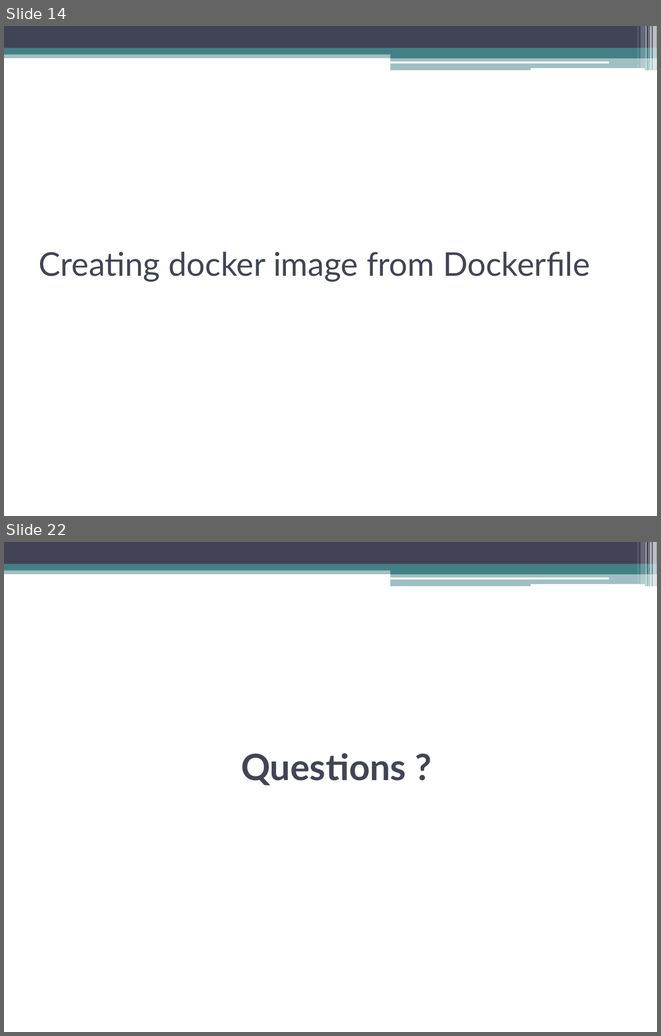
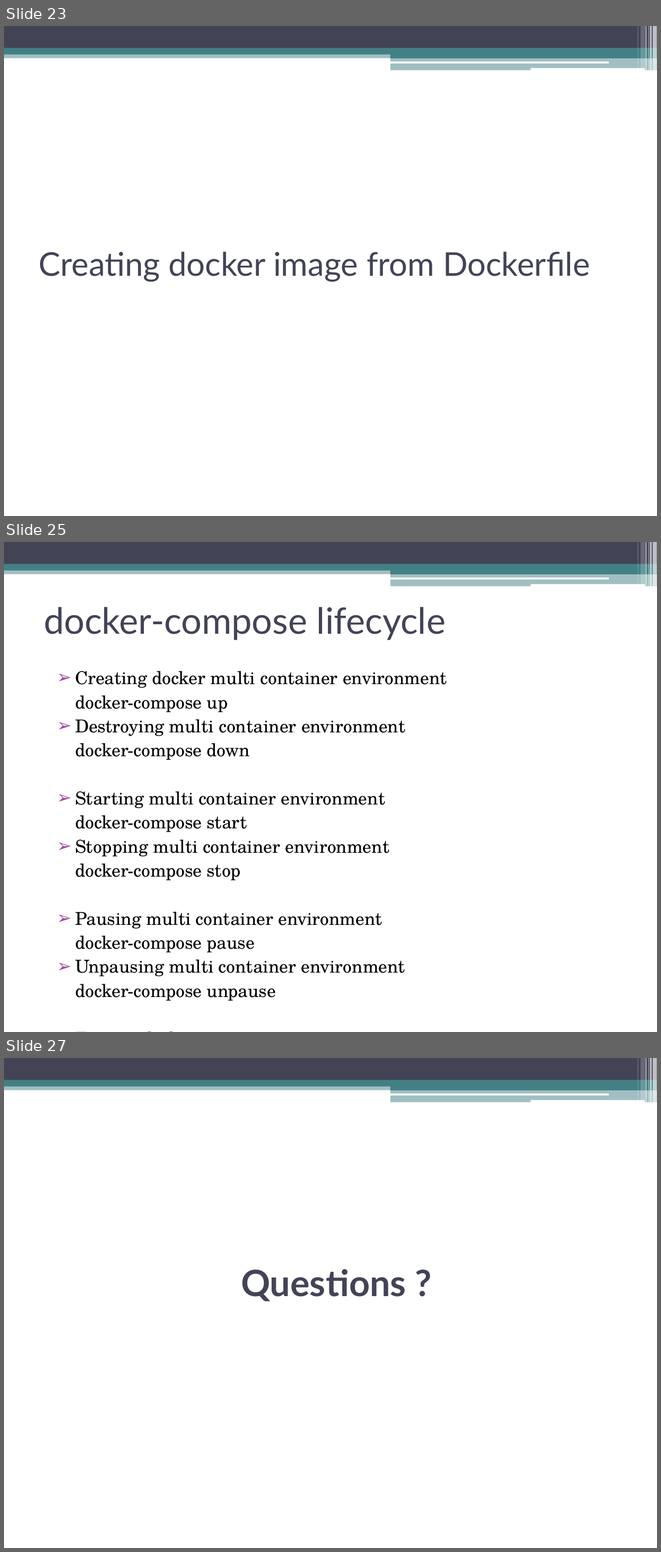
Before and after one commit to venkateshmadala/DevOpsTraining, a slide deck: Docker.pptx. Shown one above the other, each under a label of ours: slides 14 and 22 before the commit, slides 23, 25 and 27 after it; the slides between them are not shown. The pictures are 661x1036 and 661x1552 pixels, drawn with LibreOffice and Linux fonts; fonts in the diff are those of the drawing. Boxes give left, top, right and bottom in pixels: in the first picture for what was removed or moved away, otherwise in the second. Text is boxed around its words. In the diff, an @@ line names an element or a change of style, - is before the commit and + after.

```diff
--- a/Docker.pptx
+++ b/Docker.pptx
@@ slide 25 added at (x1=4, y1=542, x2=657, y2=1032), background #FFFFFF; not listed: 13 template elements that a slide beside it also shows @@
@@ title added at (x1=44, y1=607, x2=445, y2=640), 40 pt, text #424456 @@
+docker-compose lifecycle
@@ text added at (x1=75, y1=671, x2=447, y2=1000), 19.6 pt, text #000000 @@
+➢ Creating docker multi container environment
+docker-compose up
+➢ Destroying multi container environment
+docker-compose down
+➢ Starting multi container environment
+docker-compose start
+➢ Stopping multi container environment
+docker-compose stop
+➢ Pausing multi container environment
+docker-compose pause
+➢ Unpausing multi container environment
+docker-compose unpause
+➢ To view docker processes
+docker-compose ps
@@ what was slide 14 is now slide 23 @@
@@ what was slide 22 is now slide 27 @@
```
Also in this commit, not shown: 1 slide changed, 4 other slides added, 4 other files.
